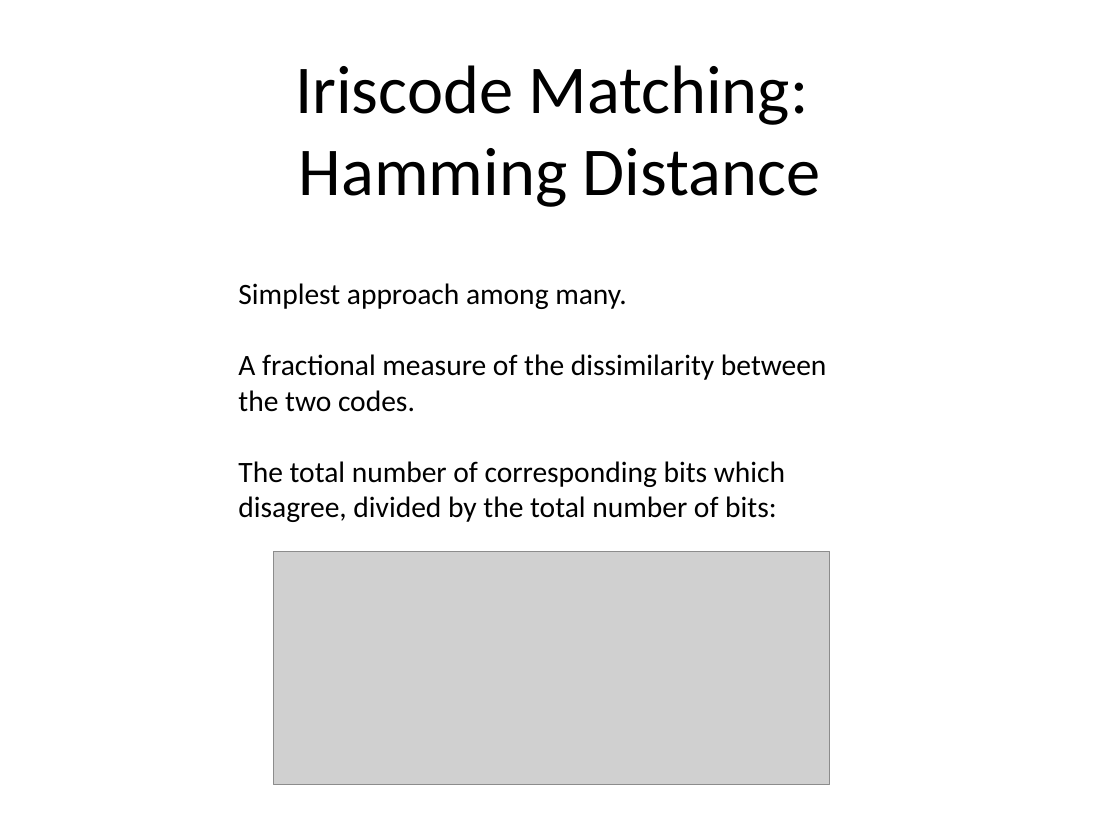
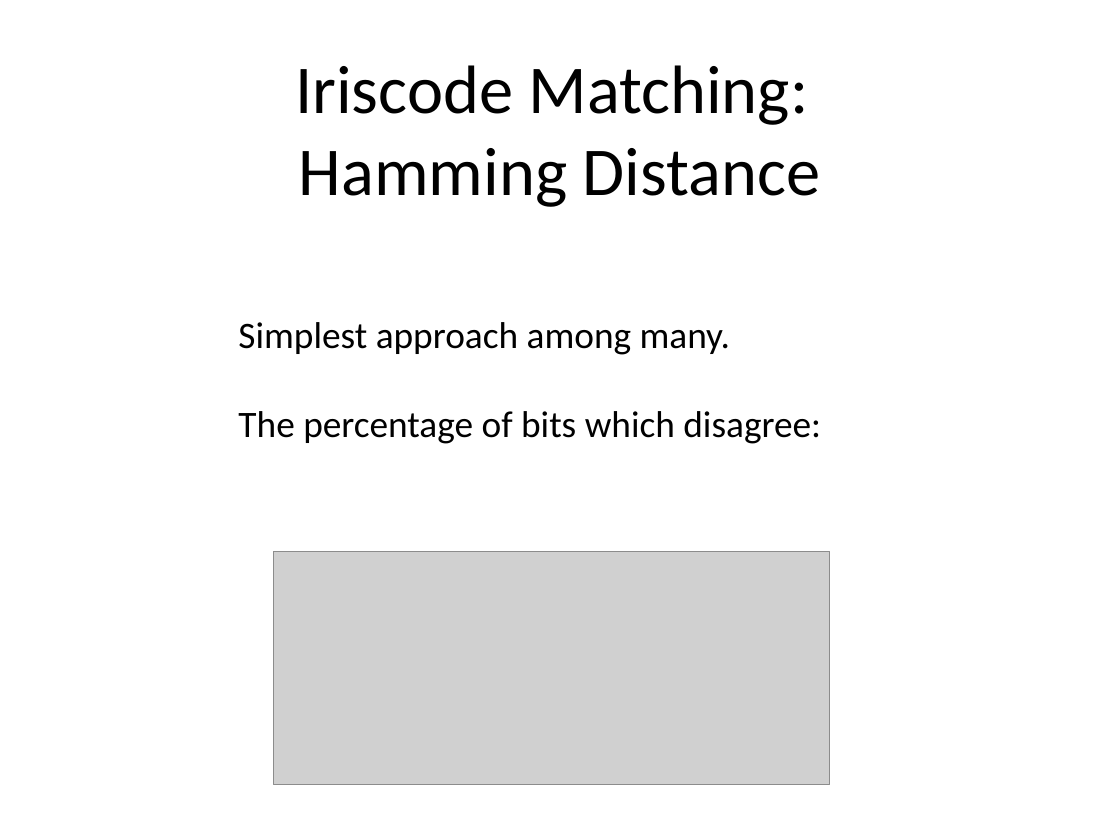
Before and after one commit to chetanadey77/irisrecognition09, a slide deck: slide 21 of Reports/Group_Presentation.pptx (slide 22 before the commit). Drawn at 1120x840 pixels with LibreOffice and Linux fonts; fonts in the diff are those of the drawing; grey boxes stand for pictures; background and template pictures are left out. Boxes give left, top, right and bottom in pixels: in the first picture for what was removed or moved away, otherwise in the second. Text is boxed around its words. In the diff, an @@ line names an element or a change of style, - is before the commit and + after.

```diff
--- a/Reports/Group_Presentation.pptx
+++ b/Reports/Group_Presentation.pptx
@@ text at (x1=238, y1=322, x2=730, y2=355): size 19 to 24 pt in "Simplest approach among many." @@
@@ text at (x1=238, y1=411, x2=821, y2=444): text changed; size 19 to 24 pt @@
-A fractional measure of the dissimilarity between the two codes.
-The total number of corresponding bits which disagree, divided by the total number of bits:
+The percentage of bits which disagree:
```
Also in this commit, not shown: 10 other slides changed, 1 slide removed, 1 other file.
